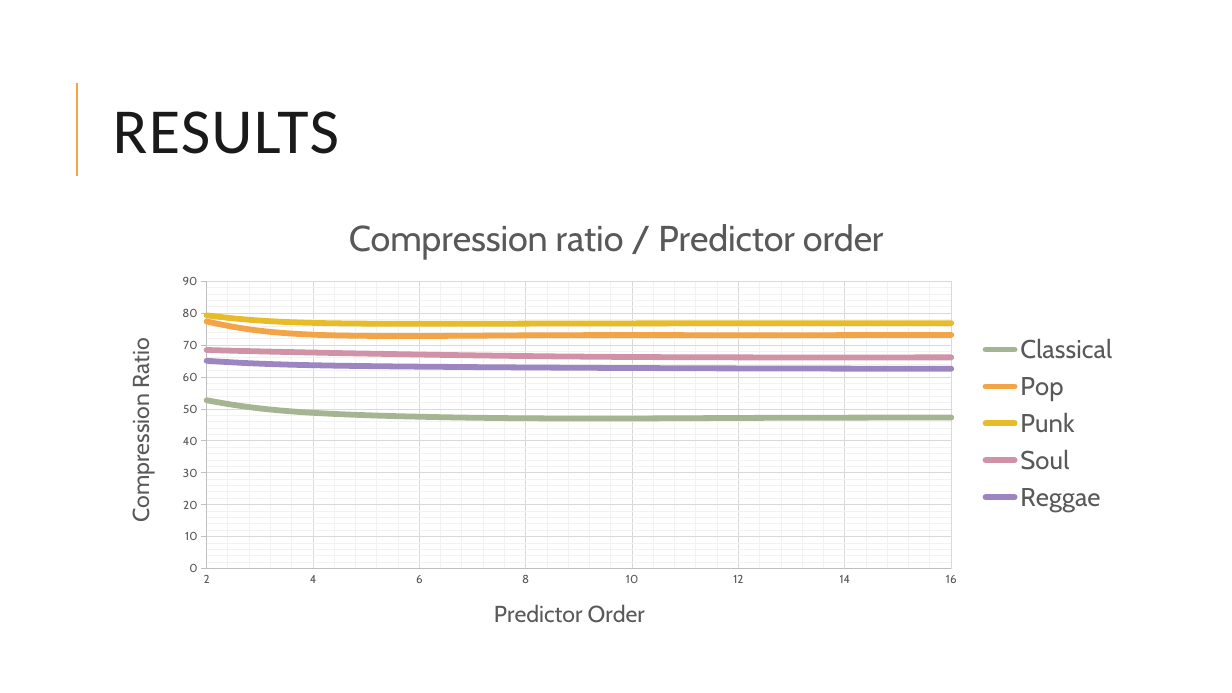
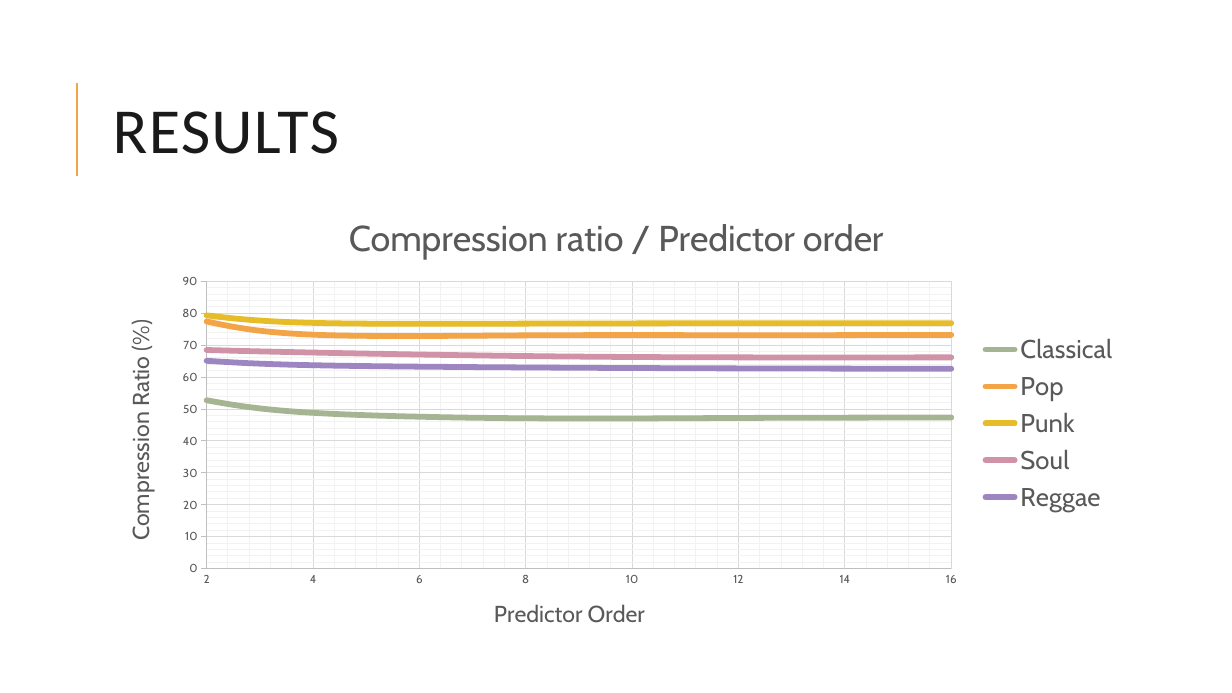
Before and after one commit to paudom/CCAV_1, a slide deck: slide 13 of MPEG 4-LosSeless audio coding.pptx. Drawn at 1232x693 pixels with LibreOffice and Linux fonts; fonts in the diff are those of the drawing; grey boxes stand for pictures. Boxes give left, top, right and bottom in pixels: in the first picture for what was removed or moved away, otherwise in the second. Text is boxed around its words. In the diff, an @@ line names an element or a change of style, - is before the commit and + after.

Commit message:
ppt

```diff
--- a/MPEG 4-LosSeless audio coding.pptx
+++ b/MPEG 4-LosSeless audio coding.pptx
@@ scatter smooth chart at <box>104,199,1128,648</box> @@
@@ value axis title "Compression Ratio " to "Compression Ratio (%) " @@
```
Also in this commit, not shown: 2 other slides changed.
